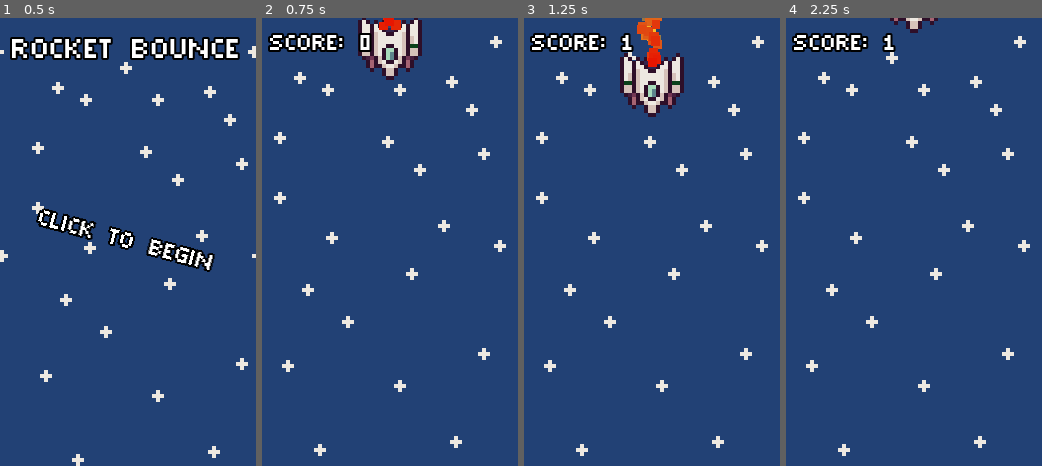
Above: before the commit, frames 1-4 (left to right).
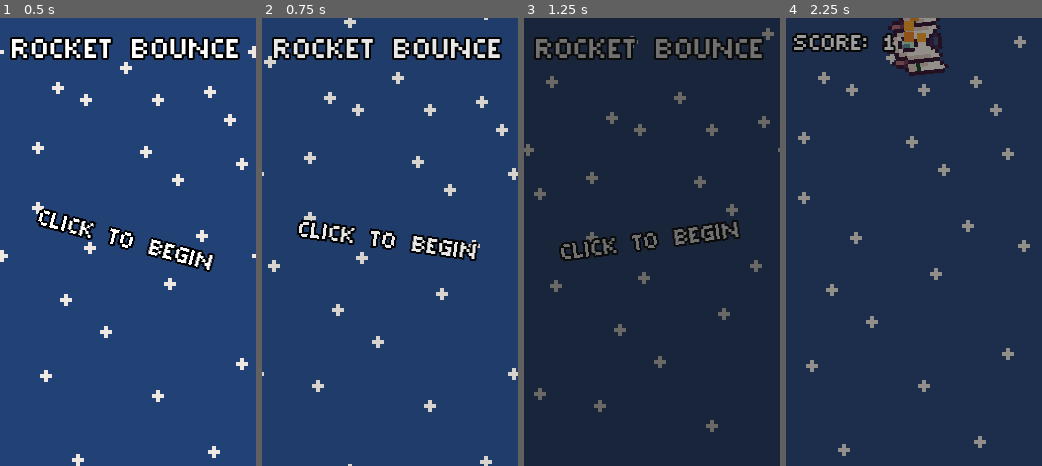
Above: after the commit, the same moments.

Repository: shadow-crafter/ROCKET-BOUNCE
Game: Godot game, scene res://scenes/gui/menu.tscn
Same seed, same stepped clock (60 frames per second), same inputs: the game is played once before the commit and once after it.
Inputs (mouse positions are in pixels of both pictures, inside the frame that each line leads up to):
- Up to frame 1 (0.5 s): no input
- Up to frame 2 (0.75 s): tap Enter at 0.5 s; move the mouse to (446, 219) at 0.52 s; click (446, 219) at 0.6 s
- Up to frame 3 (1.25 s): no input
- Up to frame 4 (2.25 s): tap Enter at 1.25 s; move the mouse to (862, 264) at 1.27 s; click (862, 264) at 1.35 s; move the mouse to (939, 143) at 2.02 s; click (939, 143) at 2.1 s

Frame 1 is identical in both runs. In frame 2, 11% of the frame differs, in the area x 0-100%, y 0-100%; in frame 3, 99%; in frame 4, 99%.

Commit message:
started alien, added scene transitions and music

Diff:
--- a/project.godot
+++ b/project.godot
@@ -18,6 +18,7 @@
 [autoload]
 
 Score="*res://scenes/globals/score.gd"
+SceneTransition="*res://scenes/globals/scene_transition.tscn"
 
 [display]
 
--- /dev/null
+++ b/scenes/Obstacles/alien_attacker.gd
@@ -0,0 +1,11 @@
+extends Node2D
+
+"""
+UFO
+flies into middle of frame. after a second, fires a translucent beam over the player.
+every [4-8] seconds, move to a random spot, bringing the player with them.
+lights flash to indicate what direction it will move before it does. (like turn signal)
+
+goes away after 5 cycles. The UFO returns every [200] score.
+final cycle brings you back to center.
+"""
--- /dev/null
+++ b/scenes/Obstacles/alien_attacker.tscn
@@ -0,0 +1,22 @@
+[gd_scene load_steps=3 format=3 uid="uid://qtm0th274lj8"]
+
+[ext_resource type="Texture2D" uid="uid://74m53nn5aste" path="res://assets/sprites/jimmy.png" id="1_bhmef"]
+[ext_resource type="Script" path="res://scenes/Obstacles/alien_attacker.gd" id="1_ibyxs"]
+
+[node name="AlienAttacker" type="Node2D"]
+script = ExtResource("1_ibyxs")
+
+[node name="Sprite" type="Sprite2D" parent="."]
+position = Vector2(32, 8)
+texture = ExtResource("1_bhmef")
+
+[node name="MovementSpots" type="Node2D" parent="."]
+
+[node name="Spot1" type="Marker2D" parent="MovementSpots"]
+position = Vector2(11, 0)
+
+[node name="Spot2" type="Marker2D" parent="MovementSpots"]
+position = Vector2(32, 0)
+
+[node name="Spot3" type="Marker2D" parent="MovementSpots"]
+position = Vector2(53, 0)
--- a/scenes/game/asteroid_spawner.gd
+++ b/scenes/game/asteroid_spawner.gd
@@ -1,6 +1,7 @@
 extends Node2D
 
 @export var asteroid_scene: PackedScene
+@export var in_menu: bool = false
 
 var to_spawn: int = 1
 
@@ -9,7 +10,7 @@
 @onready var plr: player = get_tree().get_first_node_in_group("Player")
 
 func _on_spawn_timer_timeout() -> void:
-	to_spawn = 1 + round(Score.score / 200.0)
+	to_spawn = 1 + round(Score.score / 250.0)
 
 	for i in range(to_spawn):
 		spawn_asteroid()
@@ -24,7 +25,11 @@
 	var direction: float = (spawn_path.rotation + PI / 2) + randf_range(0, PI / 6)
 	#var direction: float = spawn_path.get_angle_to(plr.position)
 
-	new_asteroid.position = spawn_path.position + plr.position + plr.velocity
+	if in_menu:
+		new_asteroid.position = spawn_path.position
+	else:
+		new_asteroid.position = spawn_path.position + plr.position + plr.velocity
+
 	new_asteroid.rotation = direction
 	new_asteroid.direction = direction
 
--- a/scenes/game/game_scene.tscn
+++ b/scenes/game/game_scene.tscn
@@ -1,9 +1,10 @@
-[gd_scene load_steps=5 format=3 uid="uid://c11qrl0q4cr27"]
+[gd_scene load_steps=6 format=3 uid="uid://c11qrl0q4cr27"]
 
 [ext_resource type="PackedScene" uid="uid://byd88fx4du7e4" path="res://scenes/player/char.tscn" id="1_2b0yq"]
 [ext_resource type="PackedScene" uid="uid://cqqt7vm8oqa0p" path="res://scenes/gui/hud.tscn" id="1_lnux5"]
 [ext_resource type="PackedScene" uid="uid://d3e5242bkn2in" path="res://scenes/game/parallax.tscn" id="1_x6224"]
 [ext_resource type="PackedScene" uid="uid://4oty1dgvujvp" path="res://scenes/game/asteroid_spawner.tscn" id="2_t7lhk"]
+[ext_resource type="AudioStream" uid="uid://d08jwoemytket" path="res://assets/audio/asteroids_abundant.wav" id="5_5gjsw"]
 
 [node name="GameScene" type="Node2D"]
 
@@ -16,3 +17,8 @@
 [node name="AsteroidSpawner" parent="Char" instance=ExtResource("2_t7lhk")]
 
 [node name="AsteroidContainer" type="Node2D" parent="." groups=["AsteroidContainer"]]
+
+[node name="Music" type="AudioStreamPlayer" parent="." groups=["MusicPlayer"]]
+stream = ExtResource("5_5gjsw")
+volume_db = -5.0
+autoplay = true
--- /dev/null
+++ b/scenes/globals/scene_transition.gd
@@ -0,0 +1,10 @@
+extends CanvasLayer
+
+@onready var animator: AnimationPlayer = $Animator
+
+func change_scene(target: String) -> void:
+	animator.play("dissolve")
+	await animator.animation_finished
+
+	get_tree().change_scene_to_file(target)
+	animator.play_backwards("dissolve")
--- /dev/null
+++ b/scenes/globals/scene_transition.tscn
@@ -0,0 +1,57 @@
+[gd_scene load_steps=5 format=3 uid="uid://c0qoff7b7g4gs"]
+
+[ext_resource type="Script" path="res://scenes/globals/scene_transition.gd" id="1_3g3id"]
+
+[sub_resource type="Animation" id="Animation_ovpcu"]
+resource_name = "dissolve"
+tracks/0/type = "value"
+tracks/0/imported = false
+tracks/0/enabled = true
+tracks/0/path = NodePath("rect:modulate")
+tracks/0/interp = 1
+tracks/0/loop_wrap = true
+tracks/0/keys = {
+"times": PackedFloat32Array(0, 1),
+"transitions": PackedFloat32Array(1, 1),
+"update": 0,
+"values": [Color(1, 1, 1, 0), Color(1, 1, 1, 1)]
+}
+
+[sub_resource type="Animation" id="Animation_ptoj1"]
+length = 0.001
+tracks/0/type = "value"
+tracks/0/imported = false
+tracks/0/enabled = true
+tracks/0/path = NodePath("rect:modulate")
+tracks/0/interp = 1
+tracks/0/loop_wrap = true
+tracks/0/keys = {
+"times": PackedFloat32Array(0),
+"transitions": PackedFloat32Array(1),
+"update": 0,
+"values": [Color(1, 1, 1, 0)]
+}
+
+[sub_resource type="AnimationLibrary" id="AnimationLibrary_d7dc7"]
+_data = {
+"RESET": SubResource("Animation_ptoj1"),
+"dissolve": SubResource("Animation_ovpcu")
+}
+
+[node name="SceneTransition" type="CanvasLayer"]
+script = ExtResource("1_3g3id")
+
+[node name="rect" type="ColorRect" parent="."]
+modulate = Color(1, 1, 1, 0)
+anchors_preset = 15
+anchor_right = 1.0
+anchor_bottom = 1.0
+grow_horizontal = 2
+grow_vertical = 2
+mouse_filter = 2
+color = Color(0.0745098, 0.0745098, 0.0745098, 1)
+
+[node name="Animator" type="AnimationPlayer" parent="."]
+libraries = {
+"": SubResource("AnimationLibrary_d7dc7")
+}
--- a/scenes/gui/hud.gd
+++ b/scenes/gui/hud.gd
@@ -13,7 +13,8 @@
 func _process(_delta: float) -> void:
 	if Input.is_action_just_pressed("THEBUTTON") and can_restart:
 		Score.score = 0
-		get_tree().reload_current_scene()
+		SceneTransition.change_scene("res://scenes/game/game_scene.tscn")
+		#get_tree().reload_current_scene()
 
 func update_score_text(new_score: int):
 	score_label.text = "SCORE: " + str(new_score)
--- a/scenes/gui/menu.gd
+++ b/scenes/gui/menu.gd
@@ -6,4 +6,4 @@
 	parallax.scroll_offset += Vector2(50, 50) * delta
 
 	if Input.is_action_just_pressed("THEBUTTON"):
-		get_tree().change_scene_to_file("res://scenes/game/game_scene.tscn")
+		SceneTransition.change_scene("res://scenes/game/game_scene.tscn")
--- a/scenes/gui/menu.tscn
+++ b/scenes/gui/menu.tscn
@@ -1,8 +1,9 @@
-[gd_scene load_steps=7 format=3 uid="uid://d2qeux47t6x6i"]
+[gd_scene load_steps=8 format=3 uid="uid://d2qeux47t6x6i"]
 
 [ext_resource type="Theme" uid="uid://cqb5v4ysfrkvj" path="res://scenes/gui/main_theme.tres" id="1_n4pm6"]
 [ext_resource type="Script" path="res://scenes/gui/menu.gd" id="2_mk82f"]
 [ext_resource type="Texture2D" uid="uid://lsvfsds17slj" path="res://assets/sprites/spaceBG2.png" id="3_d466e"]
+[ext_resource type="PackedScene" uid="uid://4oty1dgvujvp" path="res://scenes/game/asteroid_spawner.tscn" id="3_pqqp5"]
 
 [sub_resource type="Animation" id="Animation_nupqj"]
 length = 0.001
@@ -52,6 +53,13 @@
 theme = ExtResource("1_n4pm6")
 script = ExtResource("2_mk82f")
 
+[node name="AsteroidSpawner" parent="." instance=ExtResource("3_pqqp5")]
+position = Vector2(32, 32)
+in_menu = true
+
+[node name="AsteroidContainer" type="Node2D" parent="." groups=["AsteroidContainer"]]
+position = Vector2(32, 32)
+
 [node name="ParallaxBackground" type="ParallaxBackground" parent="."]
 
 [node name="ParallaxLayer" type="ParallaxLayer" parent="ParallaxBackground"]
--- a/scenes/player/player.gd
+++ b/scenes/player/player.gd
@@ -52,4 +52,5 @@
 		velocity = Vector2.ZERO
 
 		Score.update_highscore()
+		get_tree().get_first_node_in_group("MusicPlayer").stop()
 		animator.play("die")
Not shown, added: assets/audio/asteroids_abundant.wav.import
Binary file added: assets/sprites/blob.png
Not shown, added: assets/sprites/blob.png.import
Not shown, added: assets/audio/asteroids_abundant.wav
